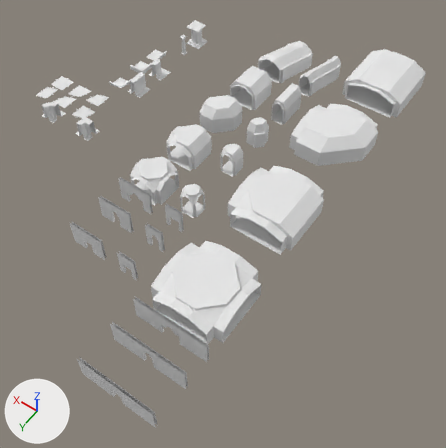
Two versions of the Blender file dungeon_generators/scenes/components.blend, one commit apart.
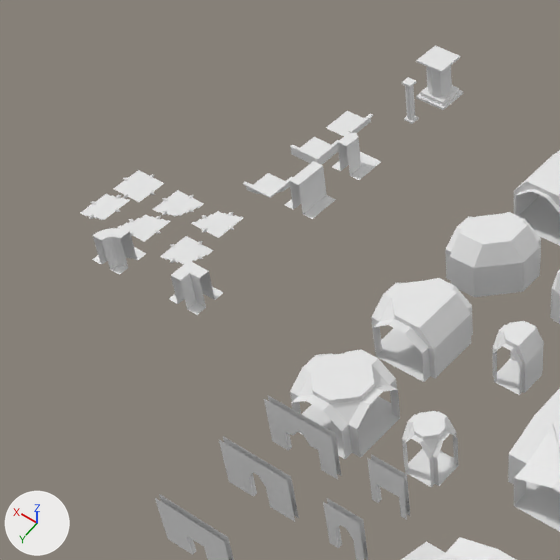
There are two pictures of each version: one whole from a 50 mm lens placed at (-93.5, 71.2, 104.5), pointed at (-43.5, 1.3, -5.4), one close up on the part from 0% to 56% of the width and 0% to 56% of the height. The lights are fixed; the arrows at lower left show +X, +Y and +Z.

Objects in the first close-up: '1way_wide_01', '2way_wide_01', '3way_extrawide_01', '3way_narrow_01', '3way_wide_01', '4way_narrow_01', '4way_wide_01', 'Column_large_01', 'Floor_Sunkenwall_L_01', 'Floor_Sunkenwall_L_Curved_01', 'Floor_sunkenwall_01', 'Wall_01', 'Wall_End_01', 'Wall_L_01', 'Wall_L_Curved_01', 'doorway_wide_01', 'doorway_wide_02', 'doorway_wide_03'.
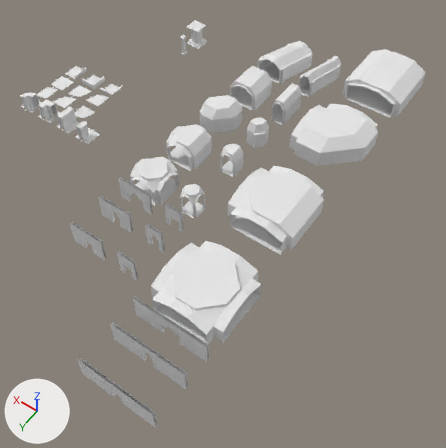
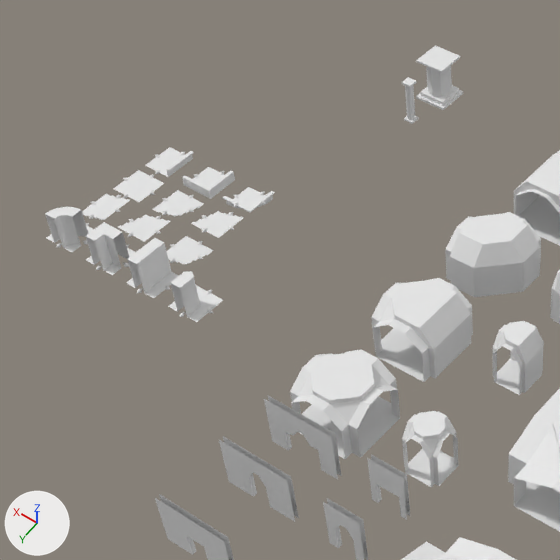
The edits, one by one:
Object 'Wall_01' (ob_wall_01) moves from (-7.9, -13.4, 5.7) to (-2.0, 5.0, 5.0).
Object 'Wall_End_01' (ob_wall_end_01) moves from (-7.9, -21.4, 5.7) to (-8.0, 5.0, 5.0).
Object 'Wall_L_Curved_01' (ob_wall_l_curved_01) moves from (2.8, 5.0, 5.7) to (10.0, 5.0, 5.0).
Object 'Floor_Sunkenwall_L_01' (ob_floor_sunkenwall_l_01) moves from (-1.9, -21.4, 4.7) to (4.0, -10.0, 5.0).
Object 'Floor_Sunkenwall_L_Curved_01' (ob_floor_sunkenwall_l_curved_01) moves from (-1.9, -13.4, 4.7) to (-2.0, -10.0, 5.0).
Object 'Floor_sunkenwall_01' (ob_floor_sunkenwall_01) moves from (-1.9, -27.4, 4.7) to (10.0, -10.0, 5.0).
Object 'Wall_L_01' (ob_wall_l_01) moves from (-7.9, 4.6, 5.7) to (4.0, 5.0, 5.0).

Changed parts and their boxes (x1, y1, x2, y2) in the close-ups (560 x 560 px):
'Wall_01', moved
    before: (285, 161, 336, 219)
    after: (127, 238, 179, 298)
'Wall_L_01', moved
    before: (169, 261, 223, 315)
    after: (85, 222, 136, 275)
'Wall_L_Curved_01', moved
    before: (92, 228, 146, 275)
    after: (45, 207, 94, 252)
'Wall_End_01', moved
    before: (332, 133, 381, 180)
    after: (168, 271, 223, 322)
'Floor_Sunkenwall_L_01', moved
    before: (290, 137, 339, 165)
    after: (182, 167, 235, 199)
'Floor_sunkenwall_01', moved
    before: (326, 111, 373, 136)
    after: (145, 147, 194, 177)
'Floor_Sunkenwall_L_Curved_01', moved
    before: (243, 173, 293, 198)
    after: (223, 187, 275, 213)
'>flat.027', now drawn
    after: (166, 286, 171, 290)
'>wall.033', now drawn
    after: (124, 263, 129, 267)
'<wall.028', now drawn
    after: (179, 313, 184, 317)
'>wall.035', now drawn
    after: (96, 266, 100, 270)
'<wall.000', now drawn
    after: (137, 289, 141, 293)
'>flat.024', now drawn
    after: (209, 309, 213, 313)
